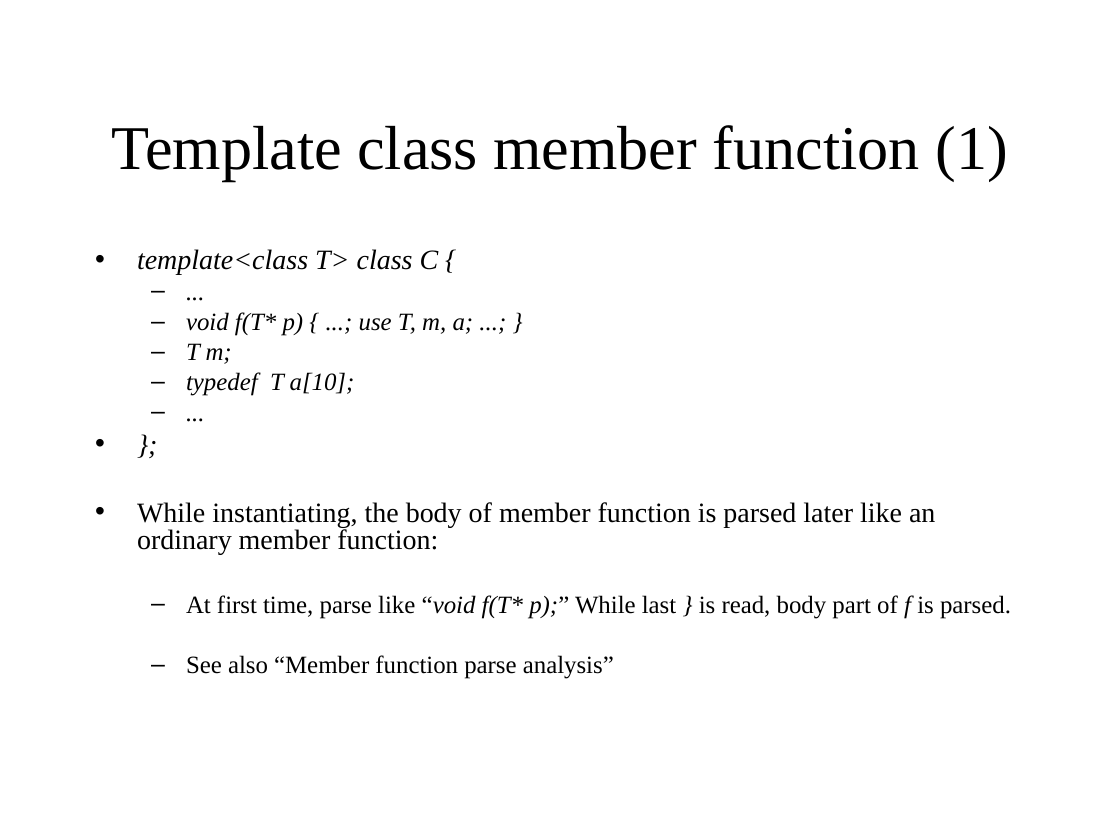
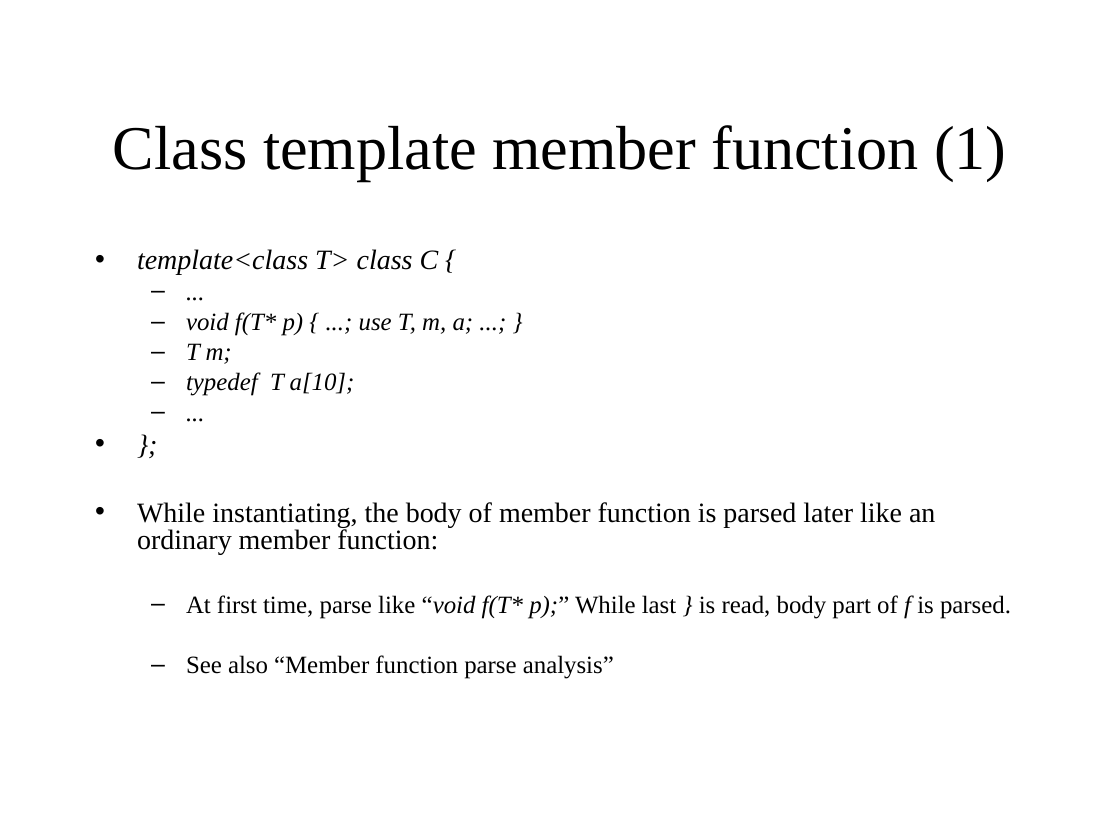
Before and after one commit to KeiHasegawa/cxx_doc, a slide deck: slide 6 of 14_template_parse_e.ppt. Drawn at 1120x840 pixels with LibreOffice and Linux fonts; fonts in the diff are those of the drawing. Boxes give left, top, right and bottom in pixels: in the first picture for what was removed or moved away, otherwise in the second. Text is boxed around its words. In the diff, an @@ line names an element or a change of style, - is before the commit and + after.

```diff
--- a/14_template_parse_e.ppt
+++ b/14_template_parse_e.ppt
@@ title at box(113, 125, 1006, 181): text changed @@
-Template class member function (1)
+Class template member function (1)
```
Also in this commit, not shown: 4 other slides changed, 9 other files.
